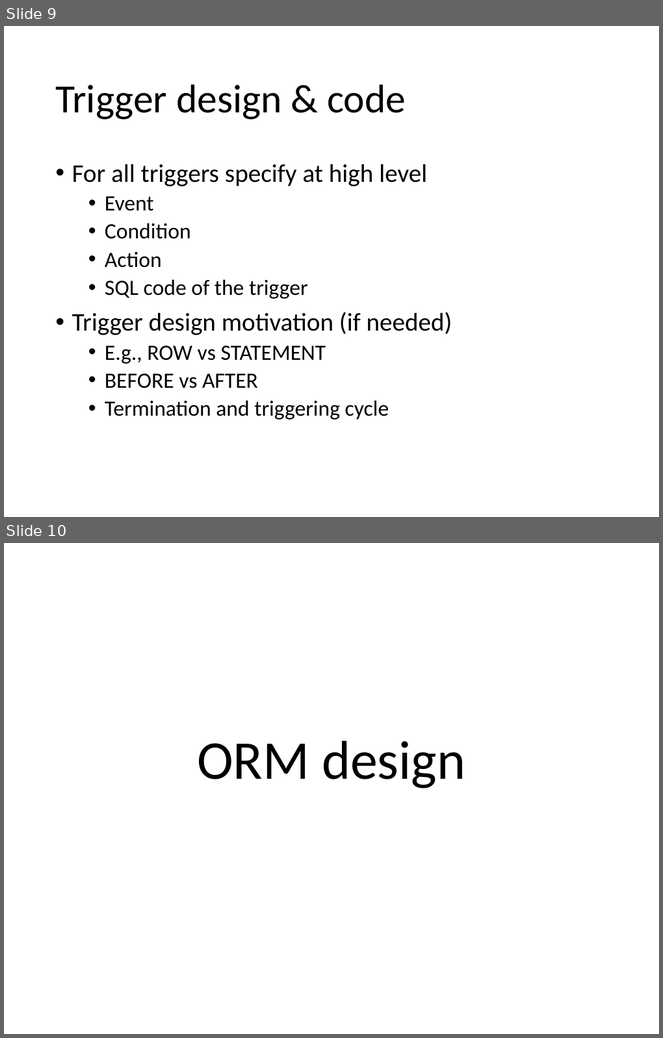
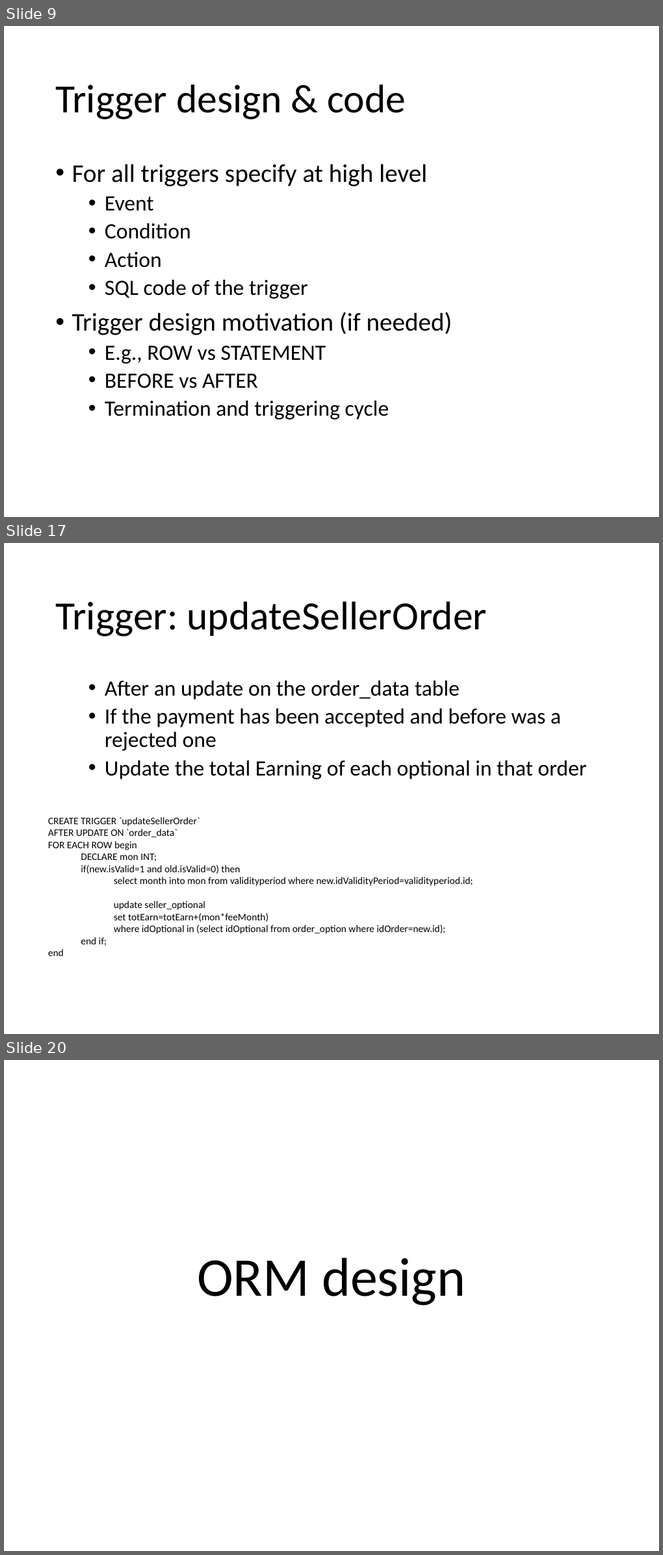
Before and after one commit to CanaliDavide/ProjectBD2-CanaliCordioli, a slide deck: TemplateProjectDocumentation.pptx. Shown one above the other, each under a label of ours: slides 9 and 10 before the commit, slides 9, 17 and 20 after it; the slides between them are not shown. The pictures are 663x1038 and 663x1555 pixels, drawn with LibreOffice and Linux fonts; fonts in the diff are those of the drawing. Boxes give left, top, right and bottom in pixels: in the first picture for what was removed or moved away, otherwise in the second. Text is boxed around its words. In the diff, an @@ line names an element or a change of style, - is before the commit and + after.

```diff
--- a/TemplateProjectDocumentation.pptx
+++ b/TemplateProjectDocumentation.pptx
@@ slide 17 added at (4, 543, 659, 1034), background #FFFFFF @@
@@ title added at (55, 601, 488, 637), 44 pt, text #000000 @@
+Trigger: updateSellerOrder
@@ text added at (105, 680, 587, 780), 24 pt, text #000000 @@
+  • After an update on the order_data table
+  • If the payment has been accepted and before was a rejected one
+  • Update the total Earning of each optional in that order
@@ text added at (48, 817, 473, 934), 11 pt, text #000000 @@
+CREATE TRIGGER `updateSellerOrder`
+AFTER UPDATE ON `order_data`
+FOR EACH ROW begin
+  DECLARE mon INT;
+  if(new.isValid=1 and old.isValid=0) then
+    select month into mon from validityperiod where new.idValidityPeriod=validityperiod.id;
+    update seller_optional
+    set totEarn=totEarn+(mon*feeMonth)
+    where idOptional in (select idOptional from order_option where idOrder=new.id);
+  end if;
+end
@@ what was slide 10 is now slide 20 @@
```
Also in this commit, not shown: 4 slides changed, 10 other slides added, 1 slide removed.
